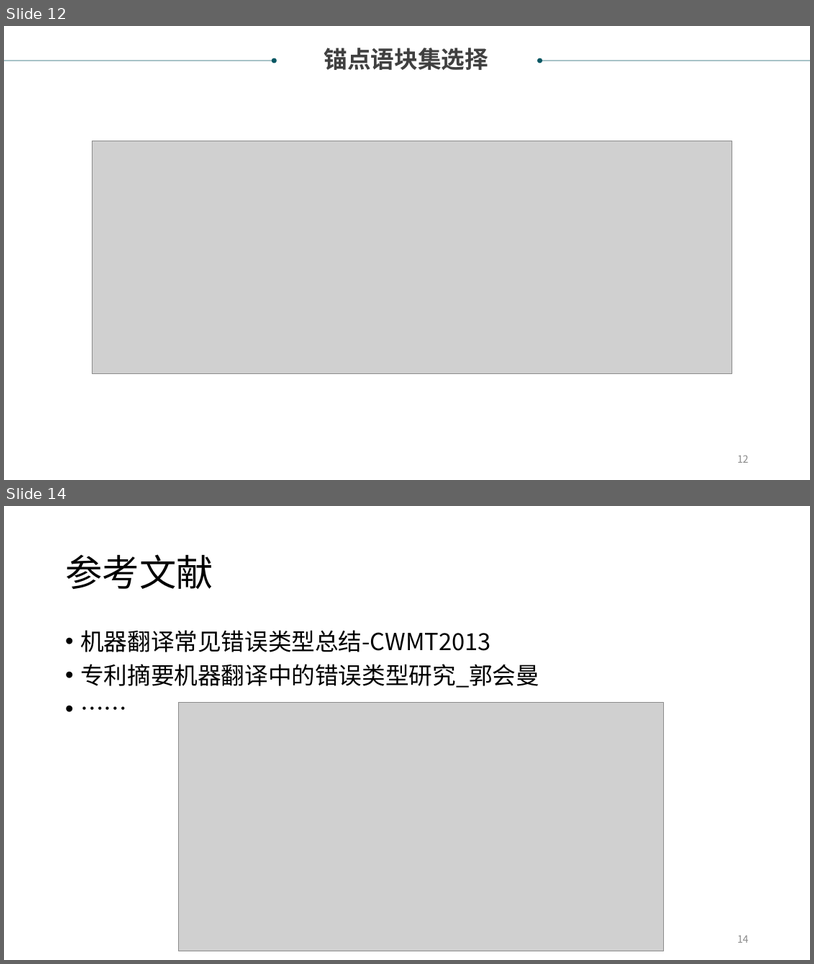
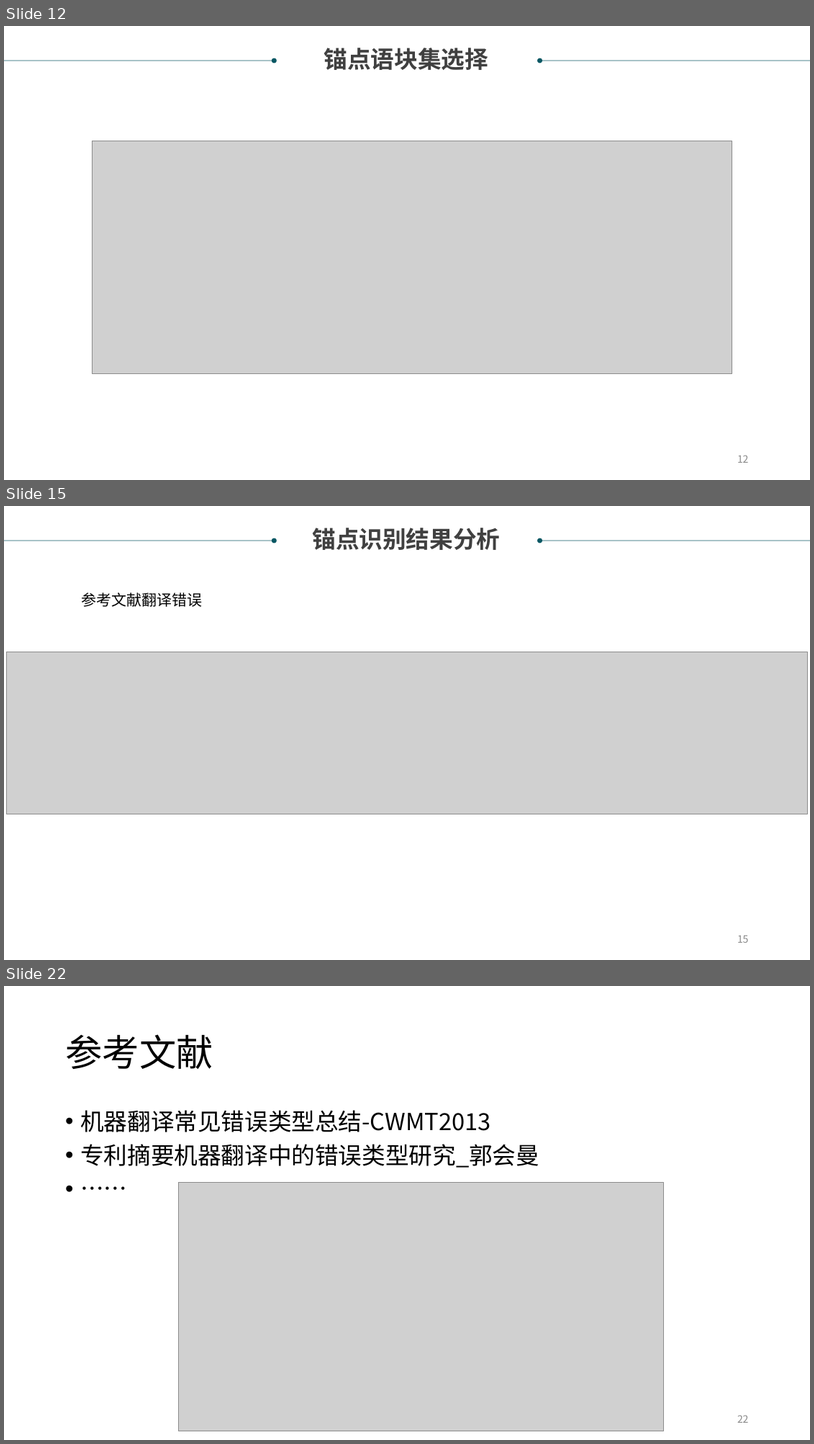
Before and after one commit to xiabo0816/PatTransErrorDetect, a slide deck: 翻译锚点识别项目.ppt. Shown one above the other, each under a label of ours: slides 12 and 14 before the commit, slides 12, 15 and 22 after it; the slides between them are not shown. The pictures are 814x964 and 814x1444 pixels, drawn with LibreOffice and Linux fonts; fonts in the diff are those of the drawing; grey boxes stand for pictures. Boxes give left, top, right and bottom in pixels: in the first picture for what was removed or moved away, otherwise in the second. Text is boxed around its words. In the diff, an @@ line names an element or a change of style, - is before the commit and + after.

```diff
--- a/翻译锚点识别项目.ppt
+++ b/翻译锚点识别项目.ppt
@@ slide 15 added at (4, 506, 810, 960), background #FFFFFF @@
@@ arrow added from (4, 541) to (274, 541), #095763 0.51 pt @@
@@ text added at (312, 528, 500, 550), 28 pt, text #404040, bold @@
+锚点识别结果分析
@@ arrow added from (810, 541) to (540, 541), #095763 0.51 pt @@
@@ text added at (81, 592, 202, 607), 18 pt, text #000000 @@
+参考文献翻译错误
@@ picture added at (6, 651, 808, 813) @@
@@ page number added at (738, 935, 748, 942), 12 pt, text #898989 @@
+15
@@ what was slide 14 is now slide 22 @@
@@ page number at (738, 1414, 748, 1422): text changed @@
-14
+22
```
Also in this commit, not shown: 1 slide changed, 8 other slides added, 1 slide removed, 4 other files.
